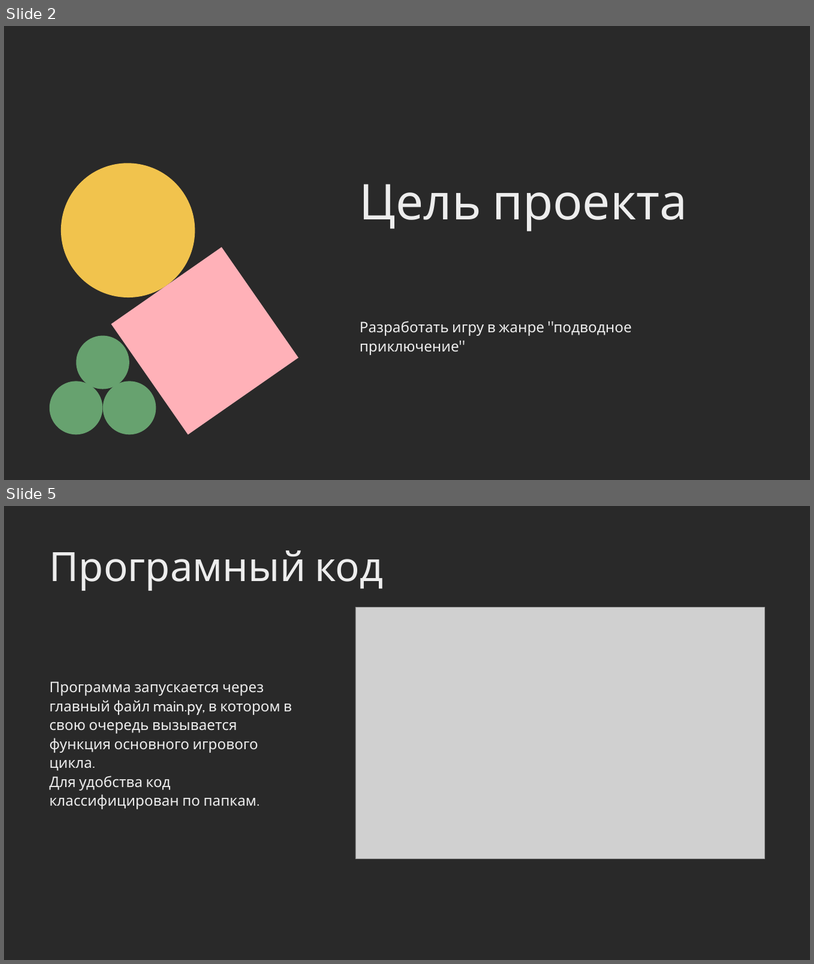
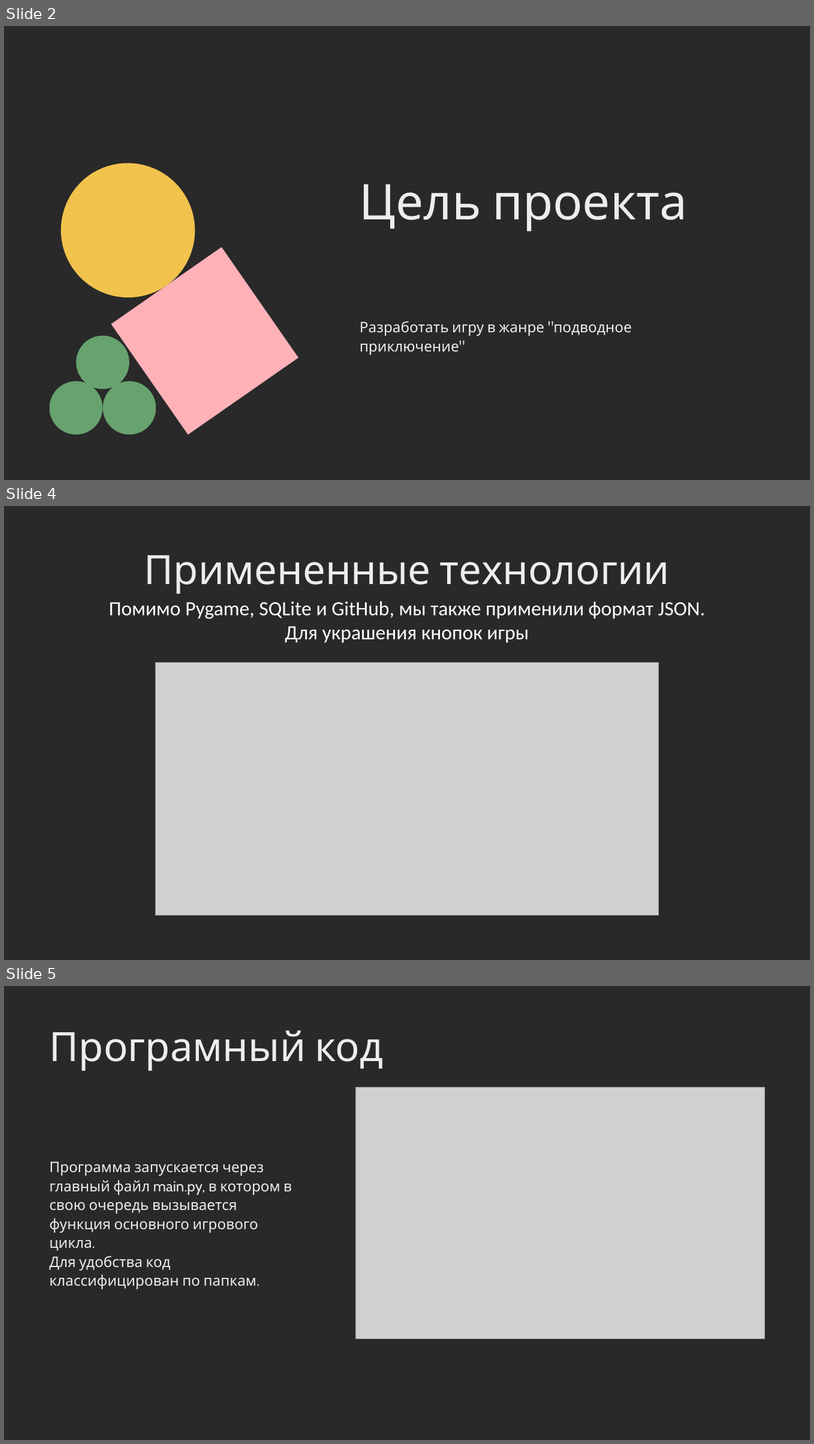
Before and after one commit to Nekro25/Immersed, a slide deck: DESCRIPTION/IMMERSED.pptx. Shown one above the other, each under a label of ours: slides 2 and 5 before the commit, slides 2, 4 and 5 after it; the slides between them are not shown. The pictures are 814x964 and 814x1444 pixels, drawn with LibreOffice and Linux fonts; fonts in the diff are those of the drawing; grey boxes stand for pictures. Boxes give left, top, right and bottom in pixels: in the first picture for what was removed or moved away, otherwise in the second. Text is boxed around its words. In the diff, an @@ line names an element or a change of style, - is before the commit and + after.

```diff
--- a/DESCRIPTION/IMMERSED.pptx
+++ b/DESCRIPTION/IMMERSED.pptx
@@ slide 4 added at bbox=[4, 506, 810, 960], background #292929 @@
@@ text added at bbox=[144, 555, 670, 594], 72 pt, text #EDEDED @@
+Примененные технологии
@@ title added at bbox=[109, 601, 705, 643], 36 pt, text #FFFFFF @@
+Помимо Pygame, SQLite и GitHub, мы также применили формат JSON.
+Для украшения кнопок игры
@@ picture added at bbox=[156, 663, 659, 915] @@
```
Also in this commit, not shown: 4 slides changed, 2 other slides added, 2 slides removed, 5 other files.
